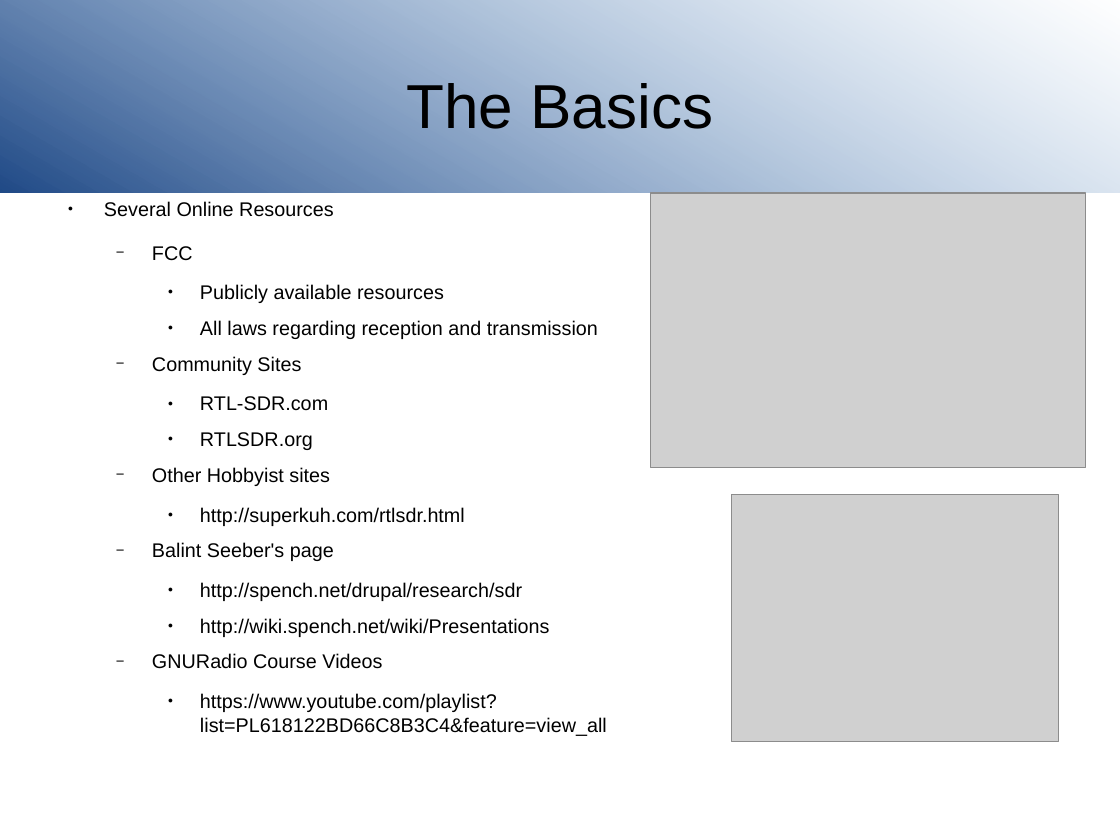
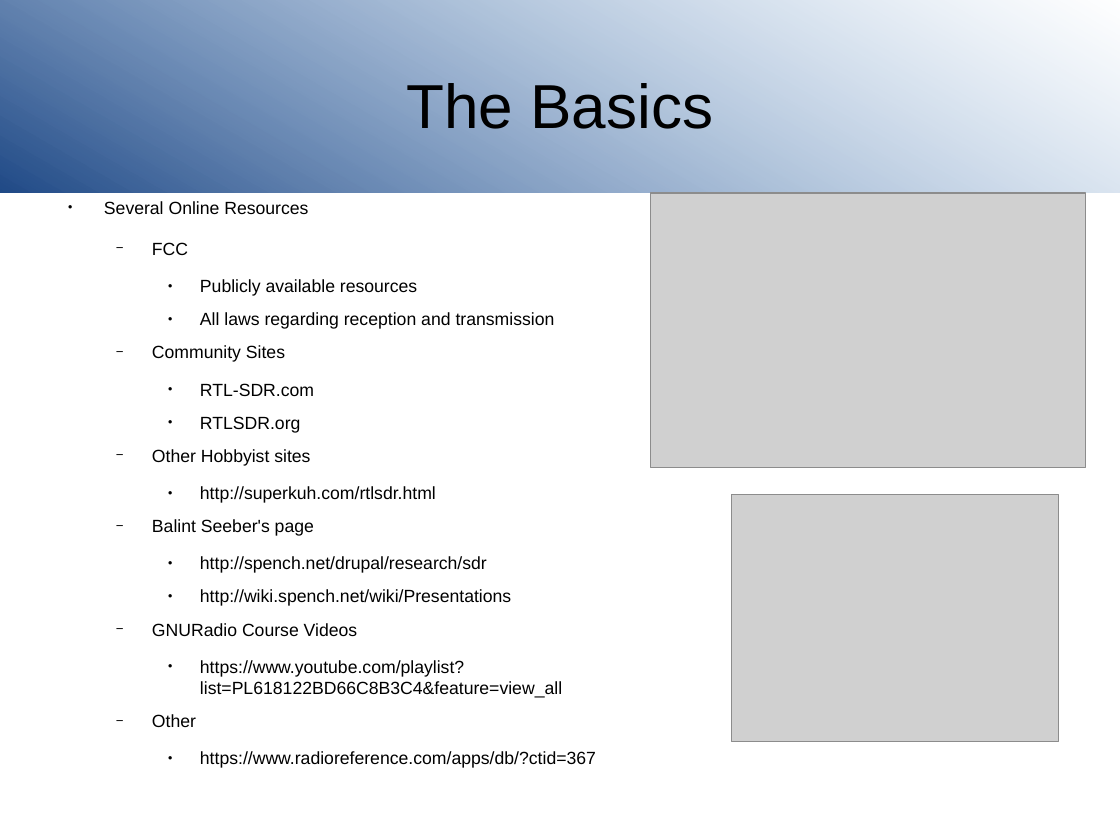
Before and after one commit to joeblankenship1/SDR, a slide deck: slide 11 of SDRclassPresentation.odp. Drawn at 1120x840 pixels with LibreOffice and Linux fonts; fonts in the diff are those of the drawing; grey boxes stand for pictures; background and template pictures are left out. Boxes give left, top, right and bottom in pixels: in the first picture for what was removed or moved away, otherwise in the second. Text is boxed around its words. In the diff, an @@ line names an element or a change of style, - is before the commit and + after.

```diff
--- a/SDRclassPresentation.odp
+++ b/SDRclassPresentation.odp
@@ text at box(104, 201, 562, 698): size 14 to 12.5 pt in "Several Online Resources", "FCC", "Publicly available resources", "All laws regarding reception and transmission" and 10 more places @@
@@ text at box(152, 714, 596, 768): paragraphs added @@
+  − Other
+    ● https://www.radioreference.com/apps/db/?ctid=367
```
Also in this commit, not shown: 5 other files.
